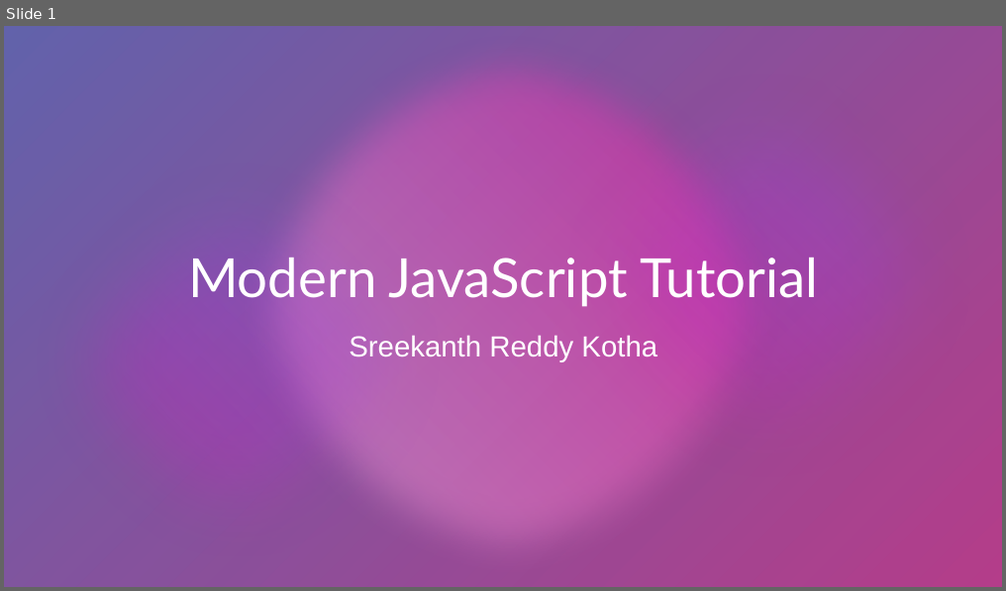
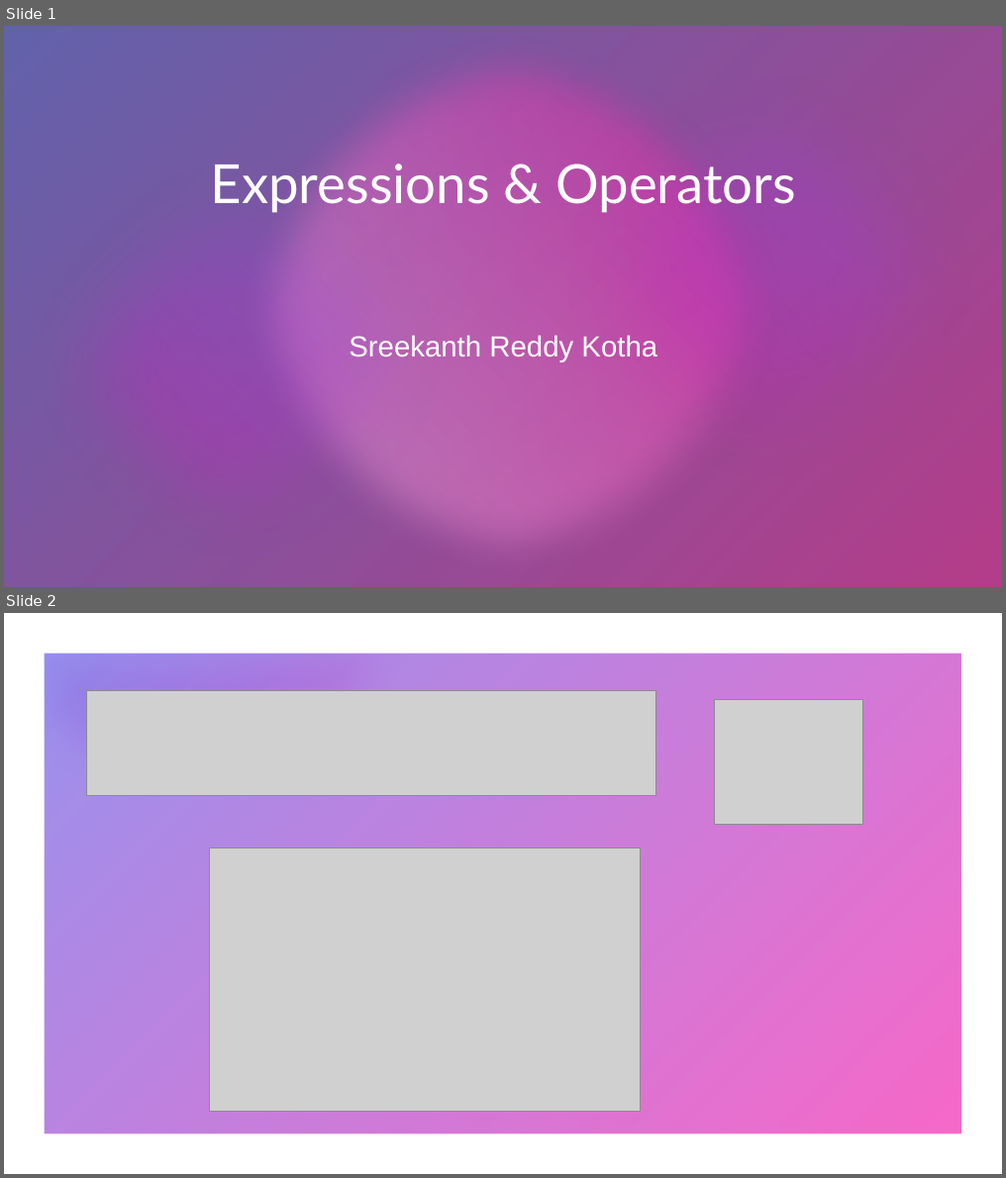
Before and after one commit to futureappdevelopers22/03-12-22-workshop1, a slide deck: PPTS/Modern JavaScript Tutorial-14-12-2022.pptx. Shown one above the other, each under a label of ours: slide 1 before the commit, slides 1 and 2 after it. The pictures are 1006x591 and 1006x1178 pixels, drawn with LibreOffice and Linux fonts; fonts in the diff are those of the drawing; grey boxes stand for pictures; background and template pictures are left out; a plain dark background stands for a picture behind light text. Boxes give left, top, right and bottom in pixels: in the first picture for what was removed or moved away, otherwise in the second. Text is boxed around its words. In the diff, an @@ line names an element or a change of style, - is before the commit and + after.

```diff
--- a/PPTS/Modern JavaScript Tutorial-14-12-2022.pptx
+++ b/PPTS/Modern JavaScript Tutorial-14-12-2022.pptx
@@ slide 2 added at <box>4,613,1002,1174</box>, background #FFFFFF; not listed: 1 template element that a slide beside it also shows @@
@@ frame added at <box>4,613,1002,1174</box>, fill #FFFFFF @@
@@ rectangle added at <box>5,614,1002,1174</box>, fill #FFFFFF @@
@@ freeform shape added at <box>7,614,479,811</box>, fill #FFFFFF @@
@@ picture added at <box>87,691,655,796</box> @@
@@ picture added at <box>715,700,862,825</box> @@
@@ picture added at <box>209,848,641,1112</box> @@
@@ slide 1 changed as well @@
@@ title at <box>211,157,795,214</box>: text changed @@
-Modern JavaScript Tutorial
+Expressions & Operators
```
Also in this commit, not shown: 25 other slides changed, 9 slides removed.
